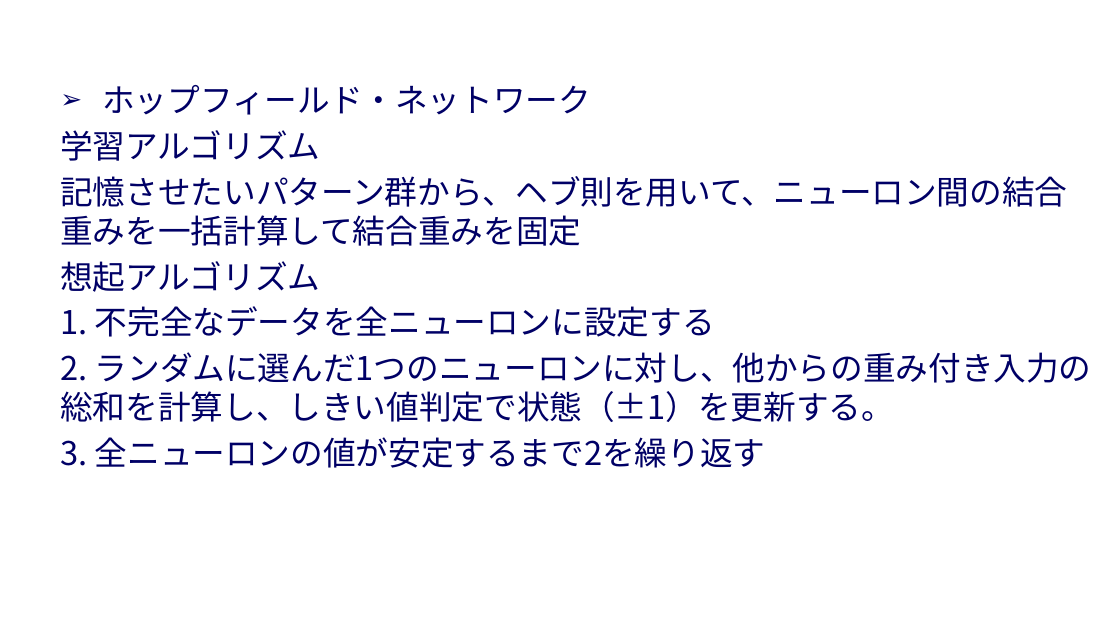
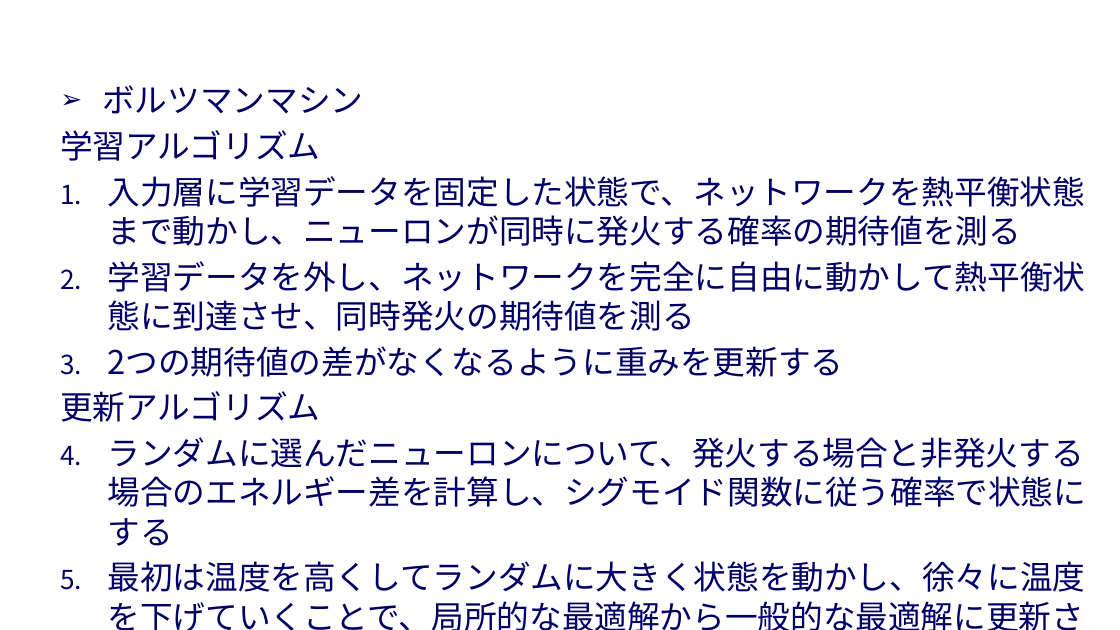
Before and after one commit to nato-git/IntroductionToKnowledgeScienceSchool, a slide deck: slide 11 of 第6回-02知識科学概論プレゼン資料-生田.pptx. Drawn at 1120x630 pixels with LibreOffice and Linux fonts; fonts in the diff are those of the drawing; background and template pictures are left out. Boxes give left, top, right and bottom in pixels: in the first picture for what was removed or moved away, otherwise in the second. Text is boxed around its words. In the diff, an @@ line names an element or a change of style, - is before the commit and + after.

```diff
--- a/第6回-02知識科学概論プレゼン資料-生田.pptx
+++ b/第6回-02知識科学概論プレゼン資料-生田.pptx
@@ text at [102,85,363,114]: text changed @@
-➢ ホップフィールド・ネットワーク
+➢ ボルツマンマシン
@@ text at [60,176,1087,630]: text changed @@
-記憶させたいパターン群から、ヘブ則を用いて、ニューロン間の結合重みを一括計算して結合重みを固定
-想起アルゴリズム
-1. 不完全なデータを全ニューロンに設定する
-2. ランダムに選んだ1つのニューロンに対し、他からの重み付き入力の総和を計算し、しきい値判定で状態（±1）を更新する。
-3. 全ニューロンの値が安定するまで2を繰り返す
+1. 入力層に学習データを固定した状態で、ネットワークを熱平衡状態まで動かし、ニューロンが同時に発火する確率の期待値を測る
+2. 学習データを外し、ネットワークを完全に自由に動かして熱平衡状態に到達させ、同時発火の期待値を測る
+3. 2つの期待値の差がなくなるように重みを更新する
+更新アルゴリズム
+1. ランダムに選んだニューロンについて、発火する場合と非発火する場合のエネルギー差を計算し、シグモイド関数に従う確率で状態にする
+2. 最初は温度を高くしてランダムに大きく状態を動かし、徐々に温度を下げていくことで、局所的な最適解から一般的な最適解に更新させる
```
Also in this commit, not shown: 3 other slides changed, 1 slide added.
